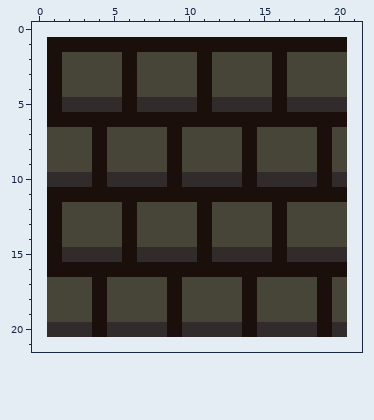
One commit to this pixel-art sprite: res/maps/Dirt.png. The picture above was drawn from the file before the commit.
The file is 20x20 pixels. The old version is drawn lined up with the new one, on the new canvas.
Now the later version:
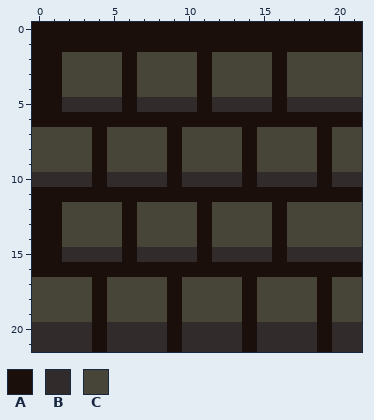
Palette (. is transparent): A #1b0f0c  B #312c2b  C #474438
The edit:
canvas 20x20 -> 22x22, the old top-left corner now at 1,1
The author put colour A in row 0 at x 0 to 21; in row 1 at x 0 and 21; in rows 2 to 5 at x 0; in row 6 at x 0 and 21; in row 11 at x 0 and 21; in rows 12 to 15 at x 0.
The author put colour A in row 16 at x 0 and 21; in row 21 at x 4, 9, 14 and 19.
The author put colour B in row 5 at x 21; in row 10 at x 0 and 21; in row 15 at x 21; in row 20 at x 0 and 21; in row 21 at x 0 to 3, 5 to 8, 10 to 13, 15 to 18 and 20 to 21.
The author put colour C in rows 2 to 4 at x 21; in rows 7 to 9 at x 0 and 21; in rows 12 to 14 at x 21; in rows 17 to 19 at x 0 and 21.
Pixel boxes of the changes (left, top, right, bottom) in both pictures:
added: (32, 22, 362, 352)
